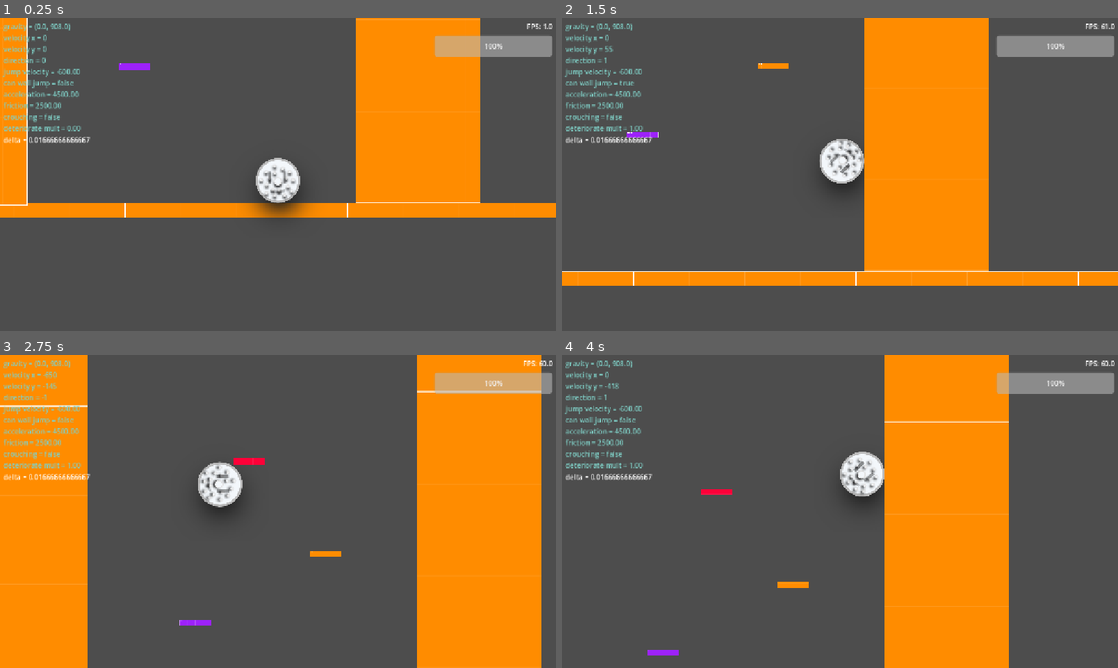
Above: before the commit, frames 1-4 (two rows, left to right).
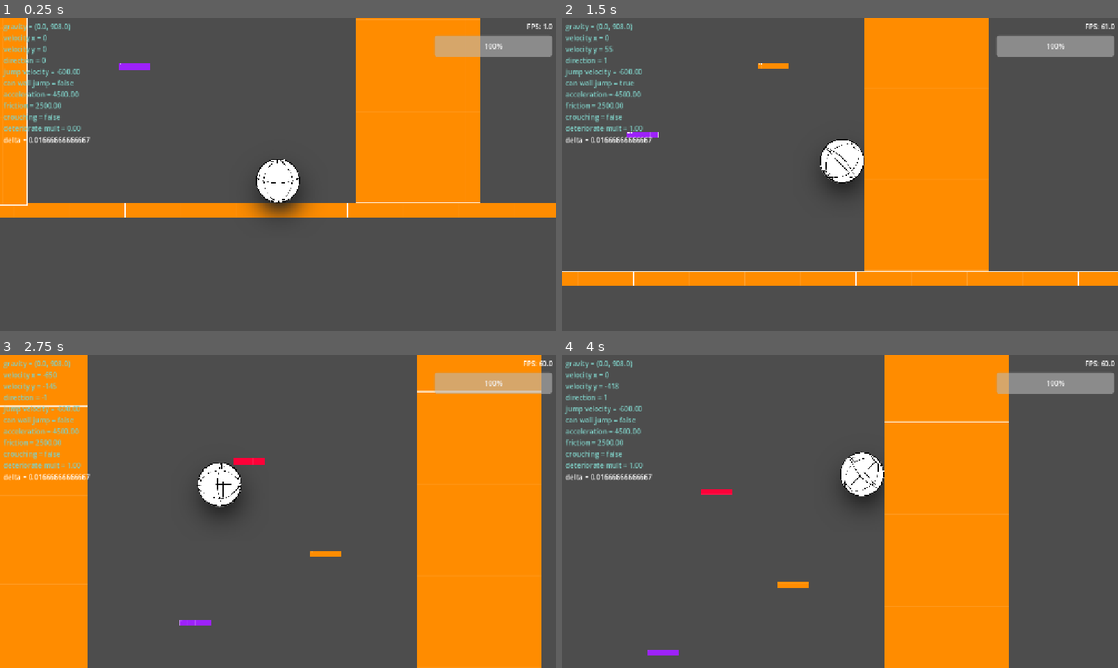
Above: after the commit, the same moments.

Repository: mitchglitchisdabestg/Haven-game
Game: Godot game, scene res://Scenes/basic_world.tscn
The game is run twice, just before and just after one commit, with the same random seed, the same clock (stepped at 60 frames per second) and the same inputs. Sound files missing from this copy of the repository are replaced by a short silence.
Inputs (mouse positions are in pixels of both pictures, inside the frame that each line leads up to):
- Up to frame 1 (0.25 s): no input
- Up to frame 2 (1.5 s): move the mouse to (962, 158) at 0.52 s; hold D (right) from 0.53 s (still down); tap Ctrl (crouch) at 0.6 s; tap W (jump) at 0.77 s; move the mouse to (728, 190) at 1.27 s; tap Shift (sprint) at 1.35 s
- Up to frame 3 (2.75 s): tap W (jump) at 1.52 s; move the mouse to (333, 442) at 2.02 s; release D (right) at 2.03 s; hold A (left) from 2.03 s (still down); tap Ctrl (crouch) at 2.1 s
- Up to frame 4 (4 s): move the mouse to (812, 574) at 2.77 s; release A (left) at 2.78 s; hold D (right) from 2.78 s (still down); tap Shift (sprint) at 2.85 s; tap W (jump) at 3.02, 3.77 s; move the mouse to (1006, 558) at 3.52 s; tap Ctrl (crouch) at 3.6 s

The runs differ from the first frame. In frame 1, 0.6% of the frame differs, in the area x 46-54%, y 44-60%; in frame 2, 0.6%; in frame 3, 0.6%, in the area x 35-44%, y 34-49%; in frame 4, 0.6%.

Commit message:
added a skin for the player
work in progress default  skin

Diff:
--- a/Scenes/player.tscn
+++ b/Scenes/player.tscn
@@ -4,7 +4,7 @@
 [ext_resource type="Texture2D" uid="uid://b6watagrcuqj5" path="res://Resources/misc/cover_mask.png" id="2_vgqql"]
 [ext_resource type="PackedScene" uid="uid://c0n1jlecf0u43" path="res://Scenes/player_ui.tscn" id="3_6t5aa"]
 [ext_resource type="Texture2D" uid="uid://dfqj7pcpub4ca" path="res://Resources/Images/circle-shadow-overlay-free-png.webp" id="3_fkybt"]
-[ext_resource type="Texture2D" uid="uid://dhqtnygxrfq58" path="res://Resources/Images/BALLSFIXED.png" id="3_vgqql"]
+[ext_resource type="Texture2D" uid="uid://boncrud5w7bkj" path="res://Resources/Images/zorbdefault.png" id="4_fkybt"]
 
 [sub_resource type="CircleShape2D" id="CircleShape2D_6t5aa"]
 radius = 51.009804
@@ -35,9 +35,9 @@
 texture = ExtResource("2_vgqql")
 
 [node name="proto_player_texture" type="Sprite2D" parent="sprite_parent/circle_mask/circle_mask_2" unique_id=900488016]
-position = Vector2(6.2893066, 18.86792)
-scale = Vector2(1.9981657, 1.9981657)
-texture = ExtResource("3_vgqql")
+position = Vector2(-0.8966976, -10.304047)
+scale = Vector2(0.5420069, 0.55760026)
+texture = ExtResource("4_fkybt")
 
 [node name="Camera2D" type="Camera2D" parent="." unique_id=1471862222]
 position_smoothing_enabled = true
--- a/project.godot
+++ b/project.godot
@@ -19,6 +19,7 @@
 config/features=PackedStringArray("4.7", "GL Compatibility")
 boot_splash/image="uid://33d3at85x75"
 config/icon="uid://dgjpbrxlpsg4n"
+boot_splash/minimum_display_time=100
 
 [autoload]
 
Binary file removed: Resources/Images/HAVEN (1).png
Binary file removed: Resources/Images/HAVEN.png
Not shown, removed: Resources/Images/HAVEN.png.import
Binary file added: Resources/Images/zorbdefault.png
Not shown, changed: Resources/Images/zorbdefault.png.import
